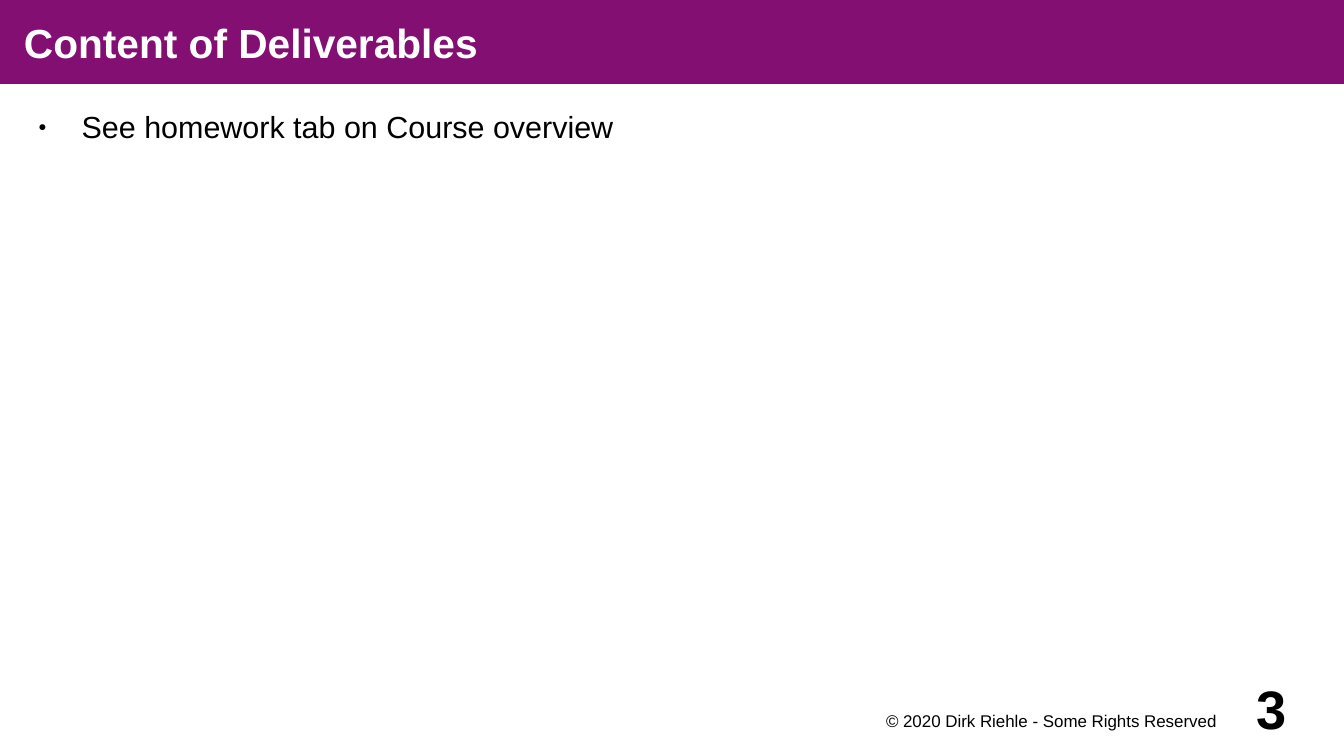
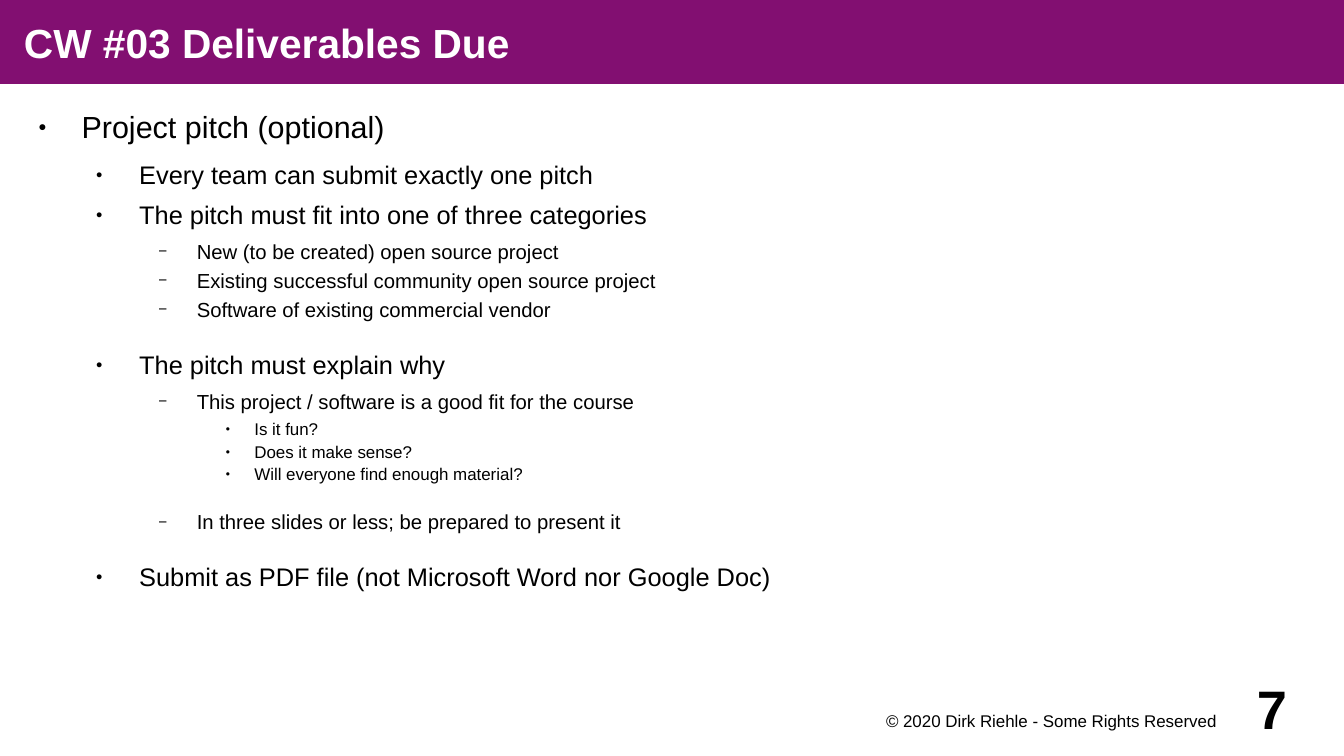
Before and after one commit to dirkriehle/coss-course, a slide deck: slide 7 of Lecture slides/A02 - Course Schedule.odp (slide 3 before the commit). Drawn at 1344x756 pixels with LibreOffice and Linux fonts; fonts in the diff are those of the drawing. Boxes give left, top, right and bottom in pixels: in the first picture for what was removed or moved away, otherwise in the second. Text is boxed around its words. In the diff, an @@ line names an element or a change of style, - is before the commit and + after.

Commit message:
Updated schedule with project pitch information

```diff
--- a/Lecture slides/A02 - Course Schedule.odp
+++ b/Lecture slides/A02 - Course Schedule.odp
@@ title at box(24, 28, 510, 59): text changed @@
-Content of Deliverables
+CW #03 Deliverables Due
@@ text at box(82, 116, 771, 592): text changed; size 18 to 12 pt @@
-● See homework tab on Course overview
+● Project pitch (optional)
+  ● Every team can submit exactly one pitch
+  ● The pitch must fit into one of three categories
+    − New (to be created) open source project
+    − Existing successful community open source project
+    − Software of existing commercial vendor
+  ● The pitch must explain why
+    − This project / software is a good fit for the course
+      ● Is it fun?
+      ● Does it make sense?
+      ● Will everyone find enough material?
+    − In three slides or less; be prepared to present it
+  ● Submit as PDF file (not Microsoft Word nor Google Doc)
@@ page number at box(1257, 691, 1287, 729): text changed @@
-3
+7
```
Also in this commit, not shown: 2 other slides changed, 1 other file.
